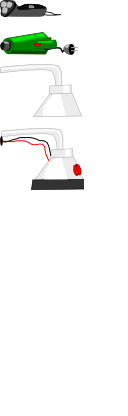
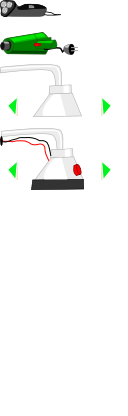
The second 128 × 416 image is a revision of the first. Changes to its layers:
painted on "Background" over [7, 96, 112, 180]
